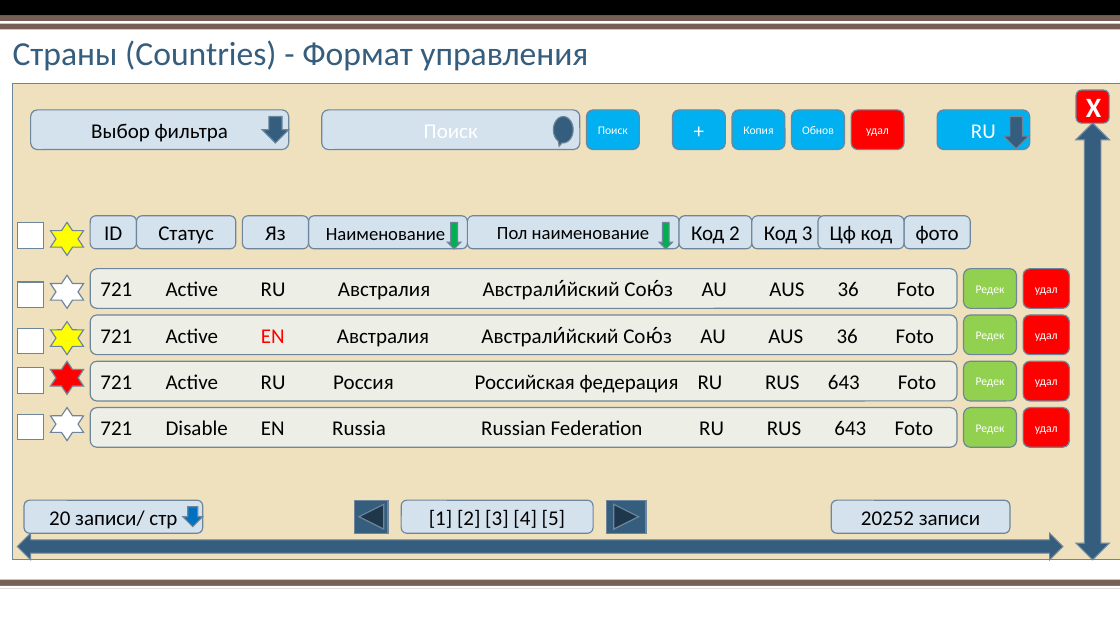
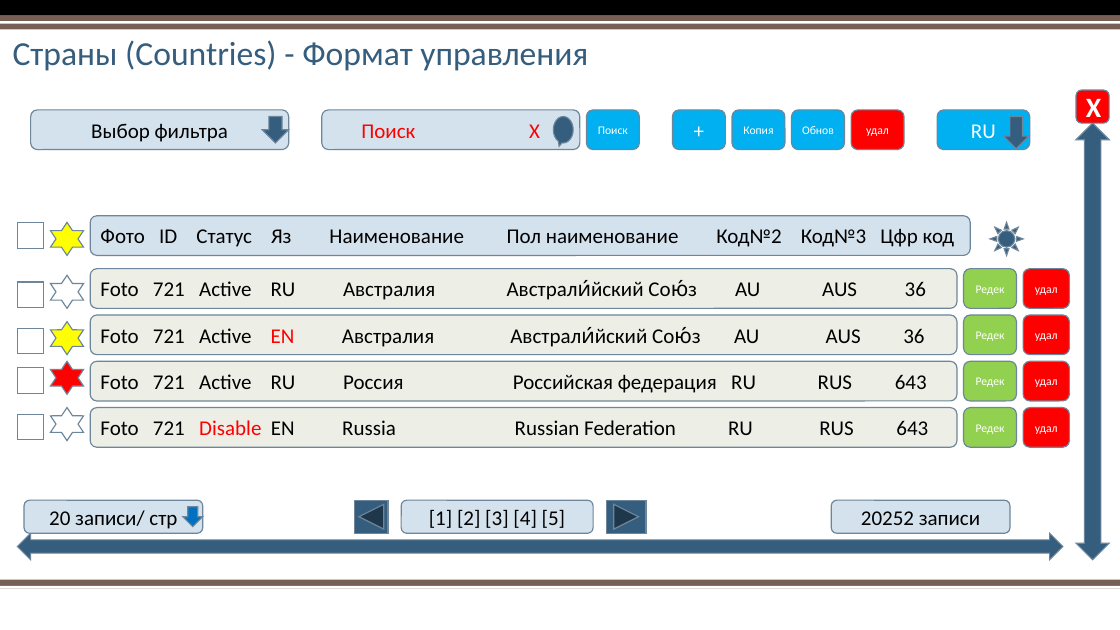
Before and after one commit to AlexPristupa/yatoyat, a slide deck: slide 30 of yatoyat-Project Overview.pptx (slide 27 before the commit). Drawn at 1120x630 pixels with LibreOffice and Linux fonts; fonts in the diff are those of the drawing; background and template pictures are left out. Boxes give left, top, right and bottom in pixels: in the first picture for what was removed or moved away, otherwise in the second. Text is boxed around its words. In the diff, an @@ line names an element or a change of style, - is before the commit and + after.

Commit message:
New Changes  - 17-09-2018
Саша
Я поменял файле
1. Обл бизнеса на Категорию и все дерево
2. Глобальные на системеные
3. Локальные на пользовательские
4. Перемещение колонки ФОТО
5. Настройка полей
6. Включить элемента в TOP
7. 3 Tabs - форма нового элемента
8. Поисковая строка - должна имеет ИКОНКУ почистить.
9. Добавил Модификацию.

```diff
--- a/yatoyat-Project Overview.pptx
+++ b/yatoyat-Project Overview.pptx
@@ rectangle removed at (13, 83, 1120, 560) @@
@@ text in rounded rectangle at (361, 124, 540, 138): text changed; text colour #FFFFFF to #FF0000 @@
-Поиск
+Поиск Х
@@ rounded rectangle removed at (90, 216, 136, 249) @@
-ID
@@ rounded rectangle added at (90, 216, 970, 255), fill #D4E2ED, outline #6D879B 1 pt, 18 pt, text #000000 @@
+Фото ID Статус Яз Наименование Пол наименование Код№2 Код№3 Цфр код
@@ rounded rectangle removed at (136, 216, 235, 249) @@
-Статус
@@ rounded rectangle removed at (242, 216, 308, 249) @@
-Яз
@@ rounded rectangle removed at (308, 216, 467, 249) @@
-Наименование
@@ down arrow removed at (448, 223, 461, 249) @@
@@ rounded rectangle removed at (467, 216, 679, 249) @@
-Пол наименование
@@ down arrow removed at (660, 223, 673, 249) @@
@@ rounded rectangle removed at (679, 216, 752, 249) @@
-Код 2
@@ rounded rectangle removed at (752, 216, 825, 249) @@
-Код 3
@@ rounded rectangle removed at (818, 216, 904, 249) @@
-Цф код
@@ rounded rectangle removed at (904, 216, 970, 249) @@
-фото
@@ sun added at (990, 223, 1023, 255), fill #355D7E, outline #6D879B 1 pt @@
@@ text in rounded rectangle at (100, 281, 926, 300): text changed @@
-721 Active RU Австралия Австрали́йский Сою́з AU AUS 36 Foto
+Foto 721 Active RU Австралия Австрали́йский Сою́з AU AUS 36
@@ text in rounded rectangle at (100, 328, 924, 347): text changed @@
-721 Active EN Австралия Австрали́йский Сою́з AU AUS 36 Foto
+Foto 721 Active EN Австралия Австрали́йский Сою́з AU AUS 36
@@ text in rounded rectangle at (100, 374, 927, 393): text changed @@
-721 Active RU Россия Российская федерация RU RUS 643 Foto
+Foto 721 Active RU Россия Российская федерация RU RUS 643
@@ text in rounded rectangle at (100, 420, 928, 435): text changed @@
-721 Disable EN Russia Russian Federation RU RUS 643 Foto
+Foto 721 Disable EN Russia Russian Federation RU RUS 643
```
Also in this commit, not shown: 23 other slides changed, 11 slides added.
